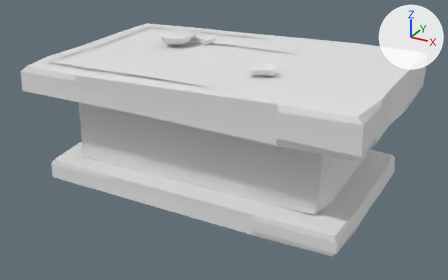
A saved change to the glTF model art/kit/buildings/building.burial_table/building.burial_table.glb.
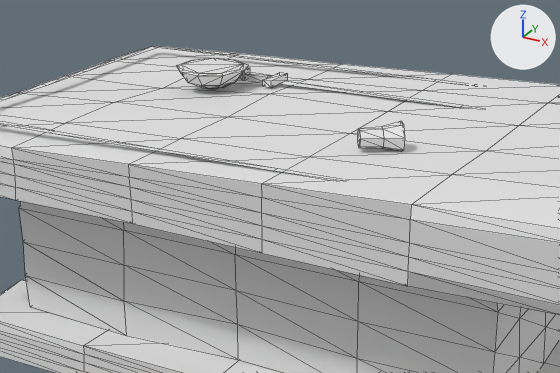
Each version appears first whole from a 50 mm camera at (2.18, -3.99, 2.3) aimed at (0.04, -0.09, 0.35), and next in a close-up on the part from 15% to 79% of the width and 0% to 68% of the height. Arrows for +X, +Y and +Z are at upper right; the lights stay in place. The last two pictures show the newer version. The close-ups show mesh edges as thin lines. Vertices at exactly the same position are counted once.

Script lines for the objects in view, before the commit:
```python
me_burial_table = bpy.data.meshes.new('burial_table')
me_burial_table.from_pydata(...)  # 482 vertices, 869 faces; spans x -1.33..1.33, y -0.8..0.81, z 0.0..1.08
me_burial_table.materials.append(mat_palette)  # white #e7e7e7
ob_burial_table = bpy.data.objects.new('burial_table', me_burial_table)
ob_burial_table.location = (0.0, 0.0, 0.0)
```
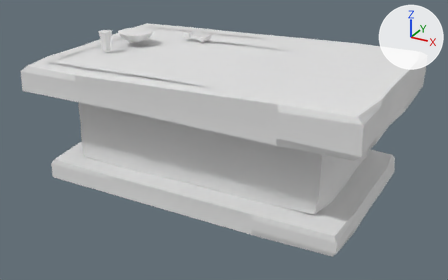
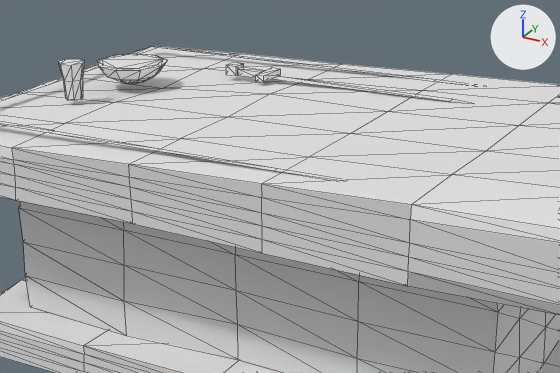
The change, as a diff of the scene's bpy script:
```diff
--- a/art/kit/buildings/building.burial_table/building.burial_table.glb.py
+++ b/art/kit/buildings/building.burial_table/building.burial_table.glb.py
@@ me_burial_table @@
 # used by ob_burial_table; location = (0.0, 0.0, 0.0)
-me_burial_table.from_pydata(...)  # 482 vertices, 869 faces; spans x -1.33..1.33, y -0.8..0.81, z 0.0..1.08
+me_burial_table.from_pydata(...)  # 482 vertices, 869 faces; spans x -1.33..1.33, y -0.8..0.81, z 0.0..1.12
+# me_burial_table part 1: the loose piece of 36 vertices spanning x -0.69..-0.4, y 0.03..0.33, z 0.98..1.06 is moved by (-0.35, -0.08, 0.0)
+# me_burial_table part 2: the loose piece of 21 vertices spanning x 0.37..0.54, y -0.37..-0.21, z 0.98..1.08 is multiplied about its middle by the matrix ((0.0, 0.0, -1.0), (-0.565, 0.825, 0.0), (0.825, 0.565, 0.0)), then moved by (-1.39, 0.06, 0.03)
+# me_burial_table part 3: the loose piece of 5 vertices spanning x -0.3..0.6, y 0.29..0.34, z 0.99..1.0 is moved by (-0.07, 0.06, 0.0)
+# me_burial_table part 4: the loose piece of 8 vertices spanning x -0.35..-0.31, y 0.25..0.39, z 0.98..1.01 is moved by (-0.07, 0.06, 0.0)
+# me_burial_table part 5: the loose piece of 8 vertices spanning x -0.47..-0.35, y 0.3..0.34, z 0.98..1.01 is moved by (-0.07, 0.06, 0.0)
+# me_burial_table part 6: the loose piece of 8 vertices spanning x -0.52..-0.47, y 0.29..0.35, z 0.98..1.03 is moved by (-0.07, 0.06, 0.0)
 me_burial_table.materials.append(mat_palette)
```

Changed parts and their boxes (x1, y1, x2, y2) in the close-ups (560 x 373 px; the box of a moved part takes in the faces that stretch with it):
part 1 of me_burial_table, moved or reshaped: before (177, 58, 248, 89); after (97, 54, 168, 83)
part 2 of me_burial_table, moved or reshaped: before (358, 121, 405, 151); after (58, 58, 85, 101)
part 3 of me_burial_table, moved or reshaped: before (279, 81, 481, 109); after (272, 76, 470, 103)
part 4 of me_burial_table, moved or reshaped: before (263, 72, 288, 87); after (256, 67, 281, 82)
part 5 of me_burial_table, moved or reshaped: before (244, 72, 272, 83); after (238, 67, 265, 78)
part 6 of me_burial_table, moved or reshaped: before (238, 67, 250, 81); after (226, 62, 244, 76)
